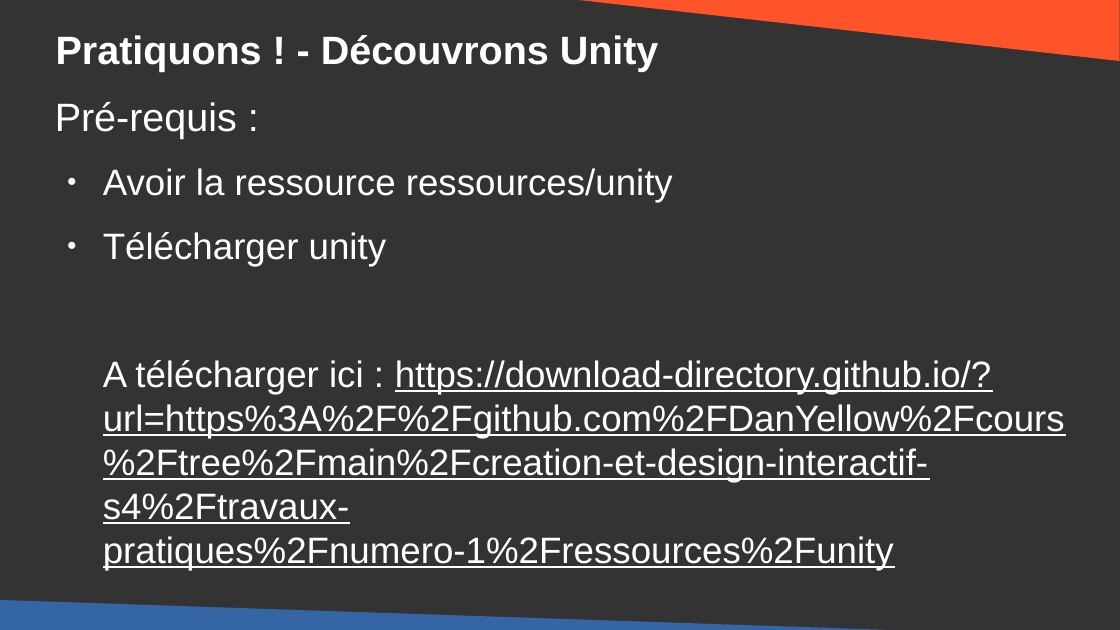
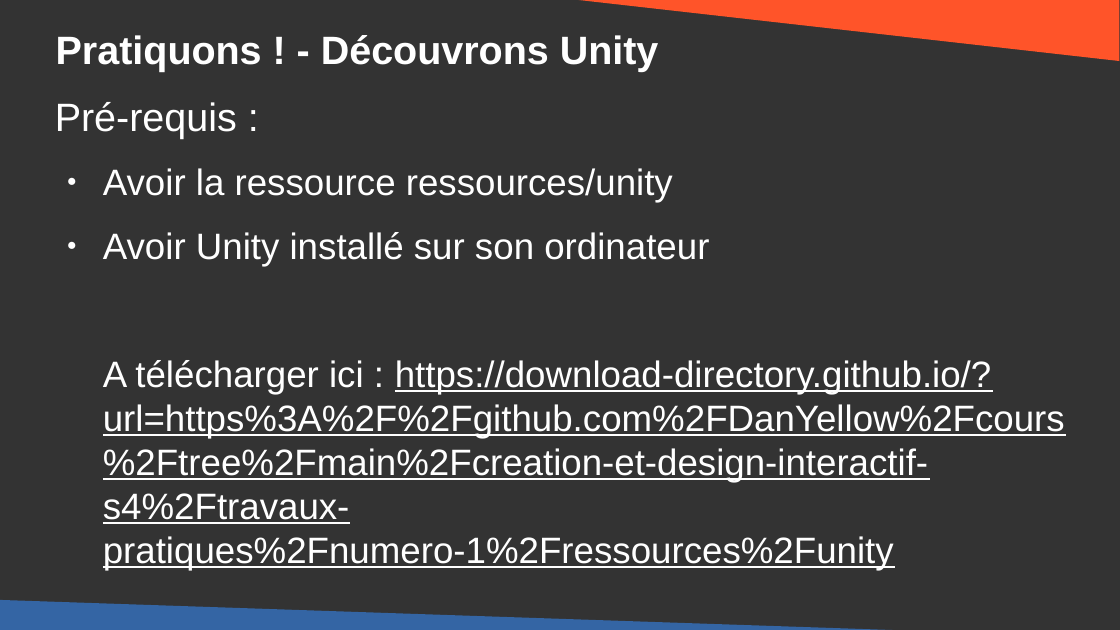
Before and after one commit to DanYellow/cours, a slide deck: slide 13 of creation-et-design-interactif-s4/travaux-pratiques/numero-1/presentation.odp. Drawn at 1120x630 pixels with LibreOffice and Linux fonts; fonts in the diff are those of the drawing. Boxes give left, top, right and bottom in pixels: in the first picture for what was removed or moved away, otherwise in the second. Text is boxed around its words. In the diff, an @@ line names an element or a change of style, - is before the commit and + after.

Commit message:
Update unity course

```diff
--- a/creation-et-design-interactif-s4/travaux-pratiques/numero-1/presentation.odp
+++ b/creation-et-design-interactif-s4/travaux-pratiques/numero-1/presentation.odp
@@ text at [103,232,709,266]: text changed @@
-● Télécharger unity
+● Avoir Unity installé sur son ordinateur
```
Also in this commit, not shown: 1 other slide changed, 2 other files.
